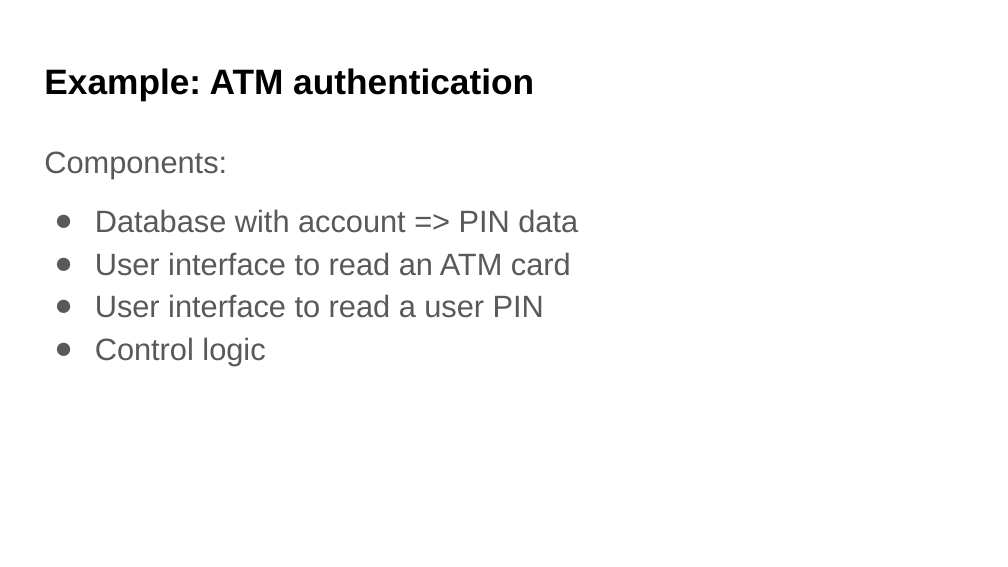
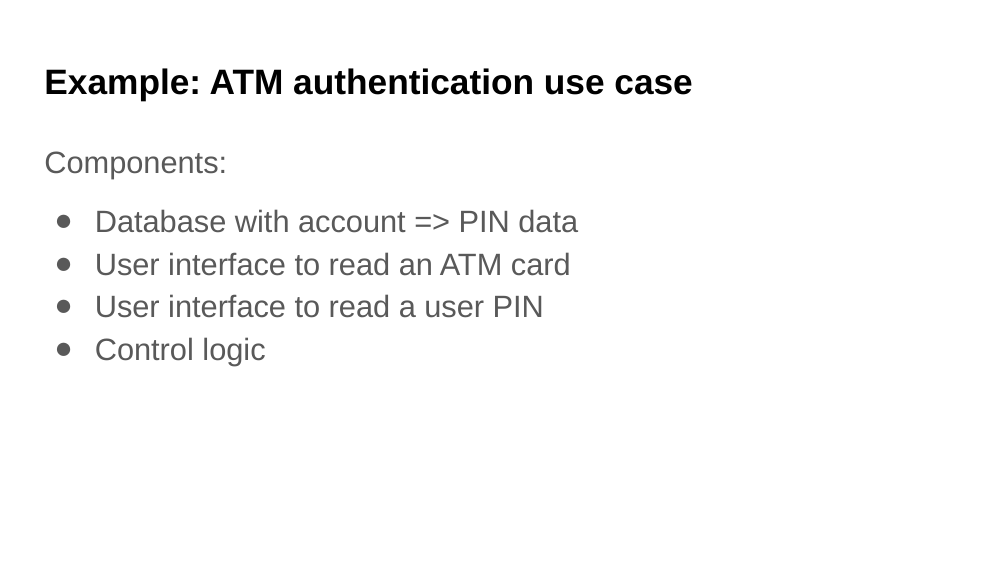
Before and after one commit to UWDATA515/lecture-materials, a slide deck: slide 31 of 07/DATA515_07_SoftwareDesign.pptx. Drawn at 1008x567 pixels with LibreOffice and Linux fonts; fonts in the diff are those of the drawing; background and template pictures are left out. Boxes give left, top, right and bottom in pixels: in the first picture for what was removed or moved away, otherwise in the second. Text is boxed around its words. In the diff, an @@ line names an element or a change of style, - is before the commit and + after.

```diff
--- a/07/DATA515_07_SoftwareDesign.pptx
+++ b/07/DATA515_07_SoftwareDesign.pptx
@@ title at bbox=[44, 68, 692, 100]: text changed @@
-Example: ATM authentication
+Example: ATM authentication use case
```
Also in this commit, not shown: 5 other slides changed, 2 slides added, 4 other files.
